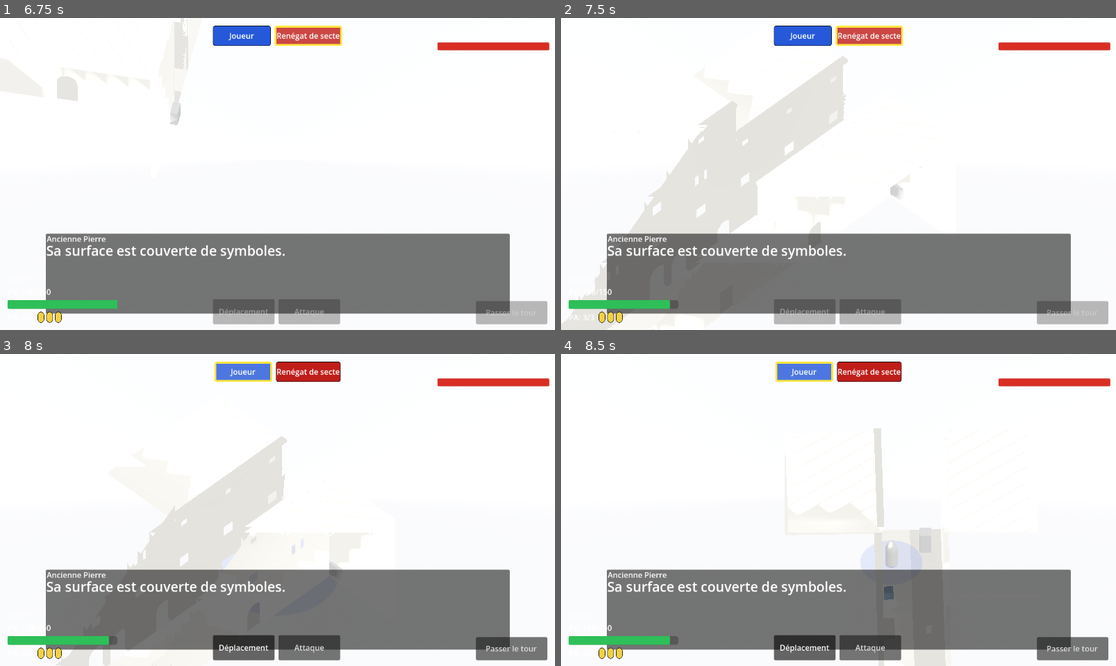
Above: before the commit, frames 1-4 (two rows, left to right).
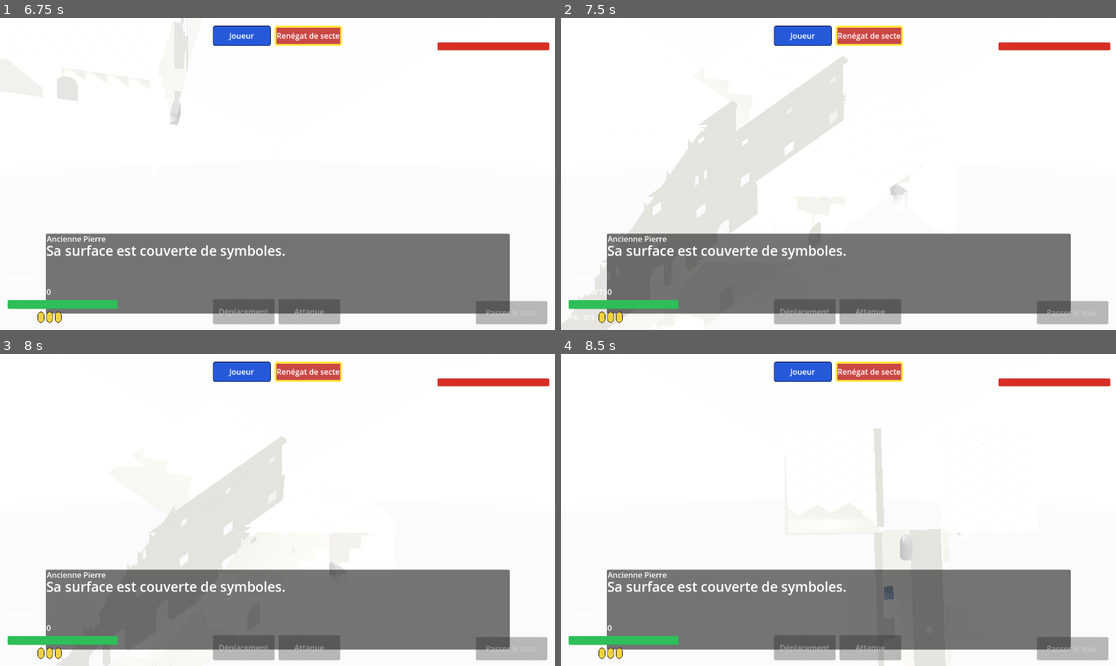
Above: after the commit, the same moments.

Repository: sillpct/lagoutte
Game: Godot game, scene res://scenes/main/main.tscn
Same seed, same stepped clock (60 frames per second), same inputs: the game is played once before the commit and once after it.
Inputs (mouse positions are in pixels of both pictures, inside the frame that each line leads up to):
- Up to frame 1 (6.75 s): click "Nouvelle Partie" at 0.5 s; tap Enter (ui_accept) at 1.25, 1.52, 2.27, 3.77, 4.52, 5.27 s; move the mouse to (399, 158) at 1.27 s; hold Right (ui_right) 1.28-2.03 s; hold T (end_turn) 1.28-2.03 s; click (399, 158) at 1.42 s; move the mouse to (166, 189) at 2.02 s; hold Down (ui_down) 2.03-2.78 s; tap E (interact) at 2.1, 6.6 s; click (166, 189) at 2.17 s; move the mouse to (333, 105) at 2.77 s; hold Right (ui_right) 2.78-3.53 s; hold R (recenter_camera) 2.78-3.53 s; click (333, 105) at 2.92 s; move the mouse to (249, 236) at 3.52 s; hold Up (ui_up) 3.53-4.28 s; tap C (start_test_combat) at 3.6 s; click (249, 236) at 3.67 s; move the mouse to (444, 220) at 4.27 s; hold A (toggle_attack_mode) 4.28-5.03 s; hold Left (ui_left) 4.28-5.78 s; click (444, 220) at 4.42 s; move the mouse to (111, 127) at 5.02 s; tap M (toggle_movement_mode) at 5.1 s; click (111, 127) at 5.17 s; move the mouse to (305, 174) at 5.77 s; hold Down (ui_down) 5.78-6.53 s; hold T (end_turn) 5.78-6.53 s; click (305, 174) at 5.92 s; move the mouse to (194, 96) at 6.52 s; hold Right (ui_right) from 6.53 s (still down); click (194, 96) at 6.67 s
- Up to frame 2 (7.5 s): tap Enter (ui_accept) at 6.77 s; move the mouse to (960, 158) at 7.27 s; release Right (ui_right) at 7.28 s; hold Up (ui_up) from 7.28 s (still down); hold R (recenter_camera) from 7.28 s (still down); click (960, 158) at 7.42 s
- Up to frame 3 (8 s): keep holding Up (ui_up); keep holding R (recenter_camera); tap Enter (ui_accept) at 7.52 s
- Up to frame 4 (8.5 s): move the mouse to (727, 525) at 8.02 s; release Up (ui_up) at 8.03 s; release R (recenter_camera) at 8.03 s; hold Right (ui_right) from 8.03 s (still down); tap C (start_test_combat) at 8.1 s; click (727, 525) at 8.17 s; tap Enter (ui_accept) at 8.27 s

Frame 1 is identical in both runs. In frame 2, less than 0.1% of the frame differs, in the area x 5-63%, y 53-94%; in frame 3, 4.0%; in frame 4, 4.3%, in the area x 19-99%, y 2-99%.
Error after the commit: Parse Error: Could not find type "ScriptedSequenceManager" in the current scope. (res://scenes/combat/combat_attack.gd:9)

Commit message:
Update combat_attack.gd

Diff:
--- a/scenes/combat/combat_attack.gd
+++ b/scenes/combat/combat_attack.gd
@@ -6,6 +6,7 @@
 
 @export var grid: CombatGrid
 @export var combat_manager: CombatManager
+@export var scripted_sequence_manager: ScriptedSequenceManager
 @export var combat_movement: CombatMovement
 @export var active_unit: Node3D
 @export var world_mouse_query: WorldMouseQuery
@@ -19,6 +20,8 @@
 	if grid == null or combat_manager == null or combat_movement == null or active_unit == null or world_mouse_query == null:
 		return
 	if not combat_manager.is_combat_active():
+		return
+	if scripted_sequence_manager != null and scripted_sequence_manager.is_sequence_active():
 		return
 	if combat_manager.is_action_locked():
 		return
@@ -42,6 +45,8 @@
 
 func try_player_attack_from_mouse(_mouse_position: Vector2) -> void:
 	if not combat_manager.is_combat_active():
+		return
+	if scripted_sequence_manager != null and scripted_sequence_manager.is_sequence_active():
 		return
 
 	var clicked_world_position := world_mouse_query.get_ground_point()
